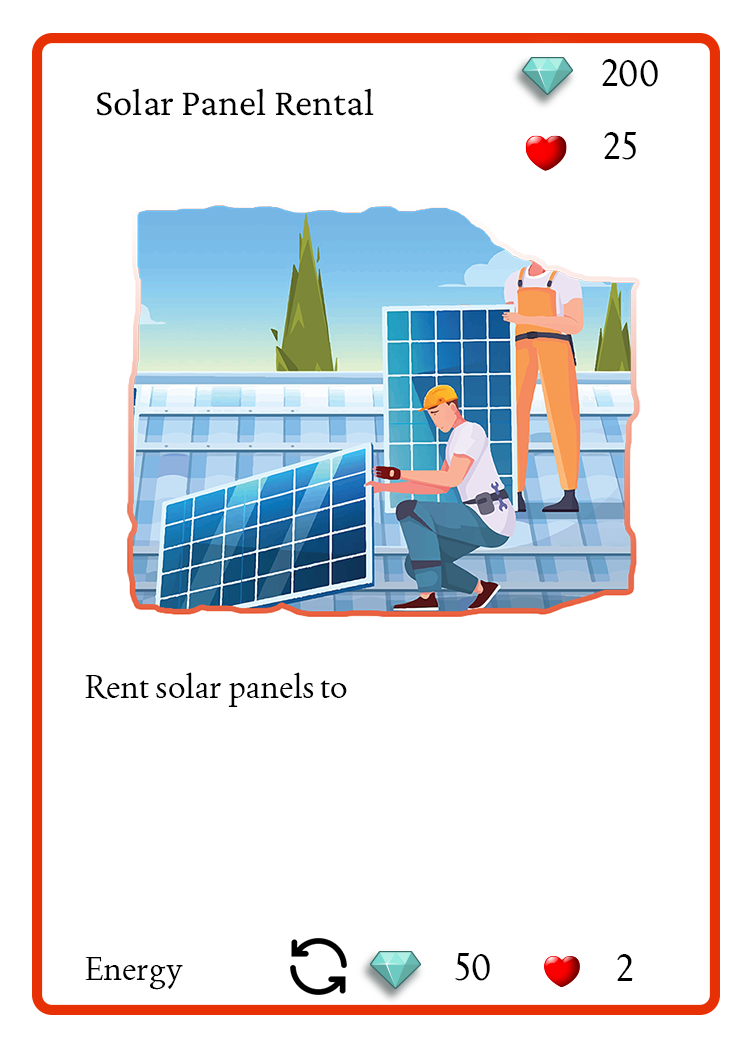
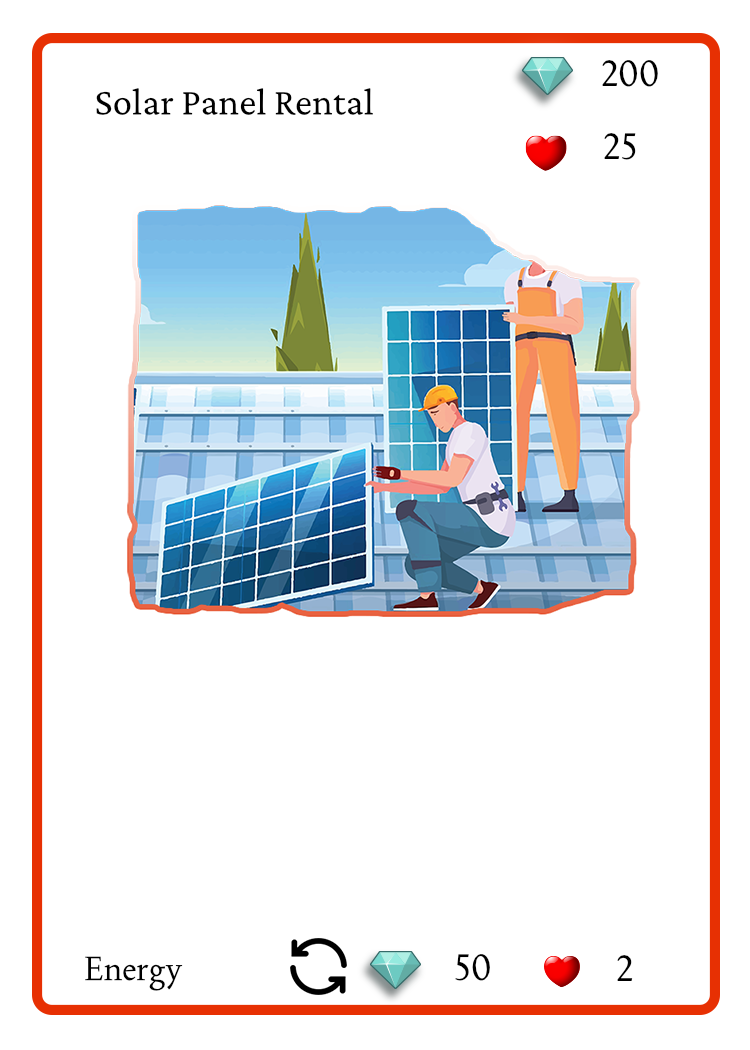
The second 750×1050 image is a revision of the first. Changes to its layers:
painted on "Professional Kidnapping" over 96, 88, 374, 116
painted on "Rent solar panels to" over 85, 672, 347, 707
painted on "Extortion" over 85, 956, 183, 991
painted on "0" over 617, 954, 633, 981
painted on "75" over 455, 953, 490, 981
painted on "20" over 604, 132, 636, 160
painted on "50" over 602, 59, 658, 87
